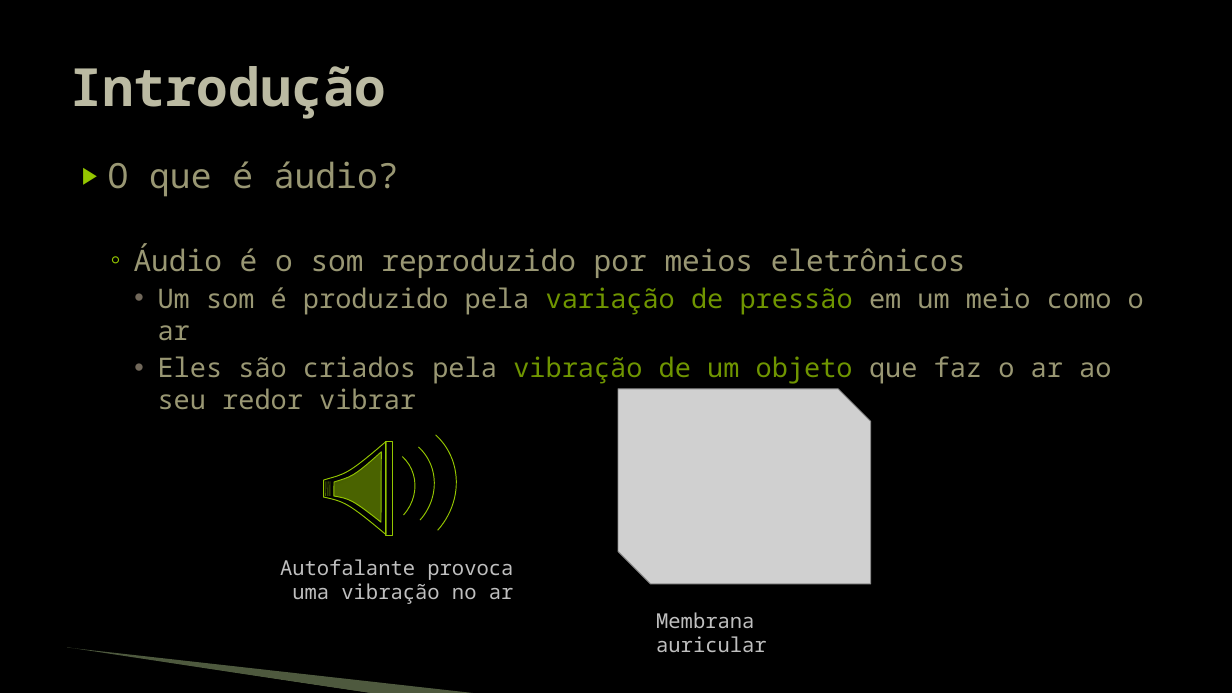
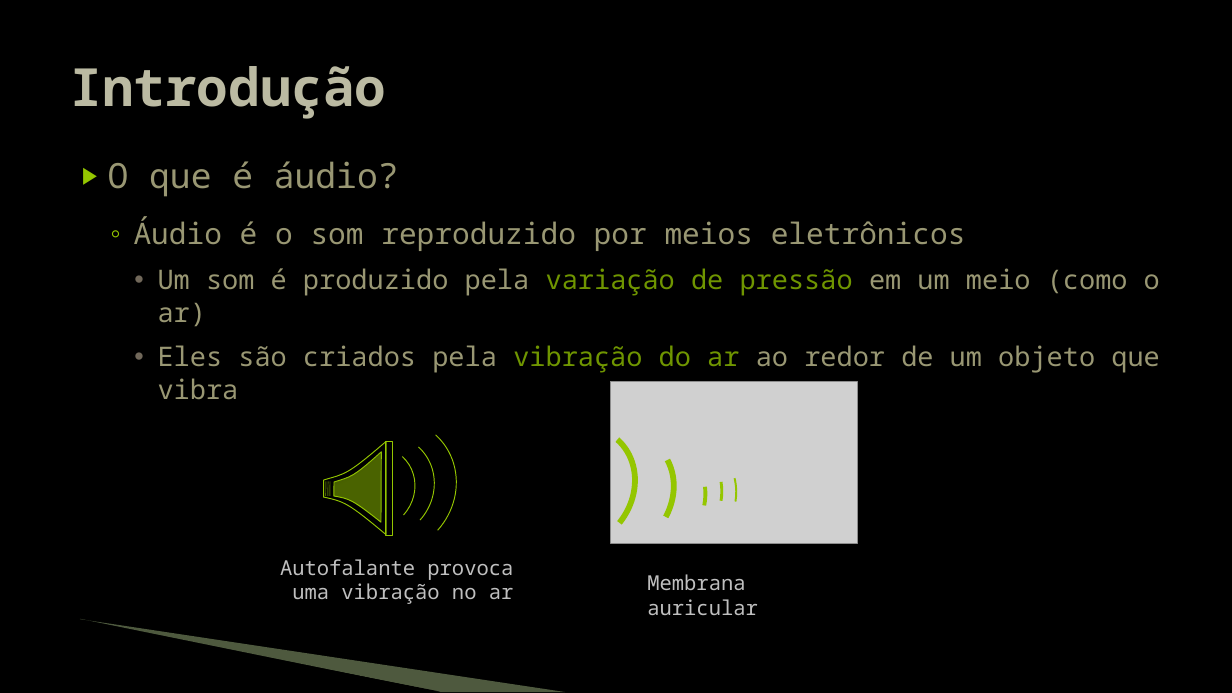
Before and after one commit to JudsonSS/Jogos, a slide deck: slide 2 of Slides/15. Reprodução de Áudio.pptx. Drawn at 1232x693 pixels with LibreOffice and Linux fonts; fonts in the diff are those of the drawing; grey boxes stand for pictures; background and template pictures are left out. Boxes give left, top, right and bottom in pixels: in the first picture for what was removed or moved away, otherwise in the second. Text is boxed around its words. In the diff, an @@ line names an element or a change of style, - is before the commit and + after.

```diff
--- a/Slides/15. Reprodução de Áudio.pptx
+++ b/Slides/15. Reprodução de Áudio.pptx
@@ text at [108, 161, 966, 251]: more space between paragraphs @@
@@ text at [158, 268, 1160, 399]: text changed @@
-    • Um som é produzido pela variação de pressão em um meio como o ar
-    • Eles são criados pela vibração de um objeto que faz o ar ao seu redor vibrar
+    • Um som é produzido pela variação de pressão em um meio (como o ar)
+    • Eles são criados pela vibração do ar ao redor de um objeto que vibra
@@ picture: place and size @@
-picture at [618, 389, 871, 584]
+picture at [611, 382, 858, 543]
@@ group added at [490, 402, 762, 588]: 5 arc (boxed as its full ellipse)s @@
@@ text "Membrana auricular": place and size @@
-text "Membrana auricular" at [656, 612, 767, 652]
+text "Membrana auricular" at [647, 574, 758, 615]
@@ freeform shape: place and size @@
-freeform shape at [66, 649, 374, 693]
+freeform shape at [78, 621, 440, 692]
@@ freeform shape: place and size @@
-freeform shape at [67, 648, 481, 693]
+freeform shape at [80, 619, 566, 692]
```
Also in this commit, not shown: 19 other slides changed.
